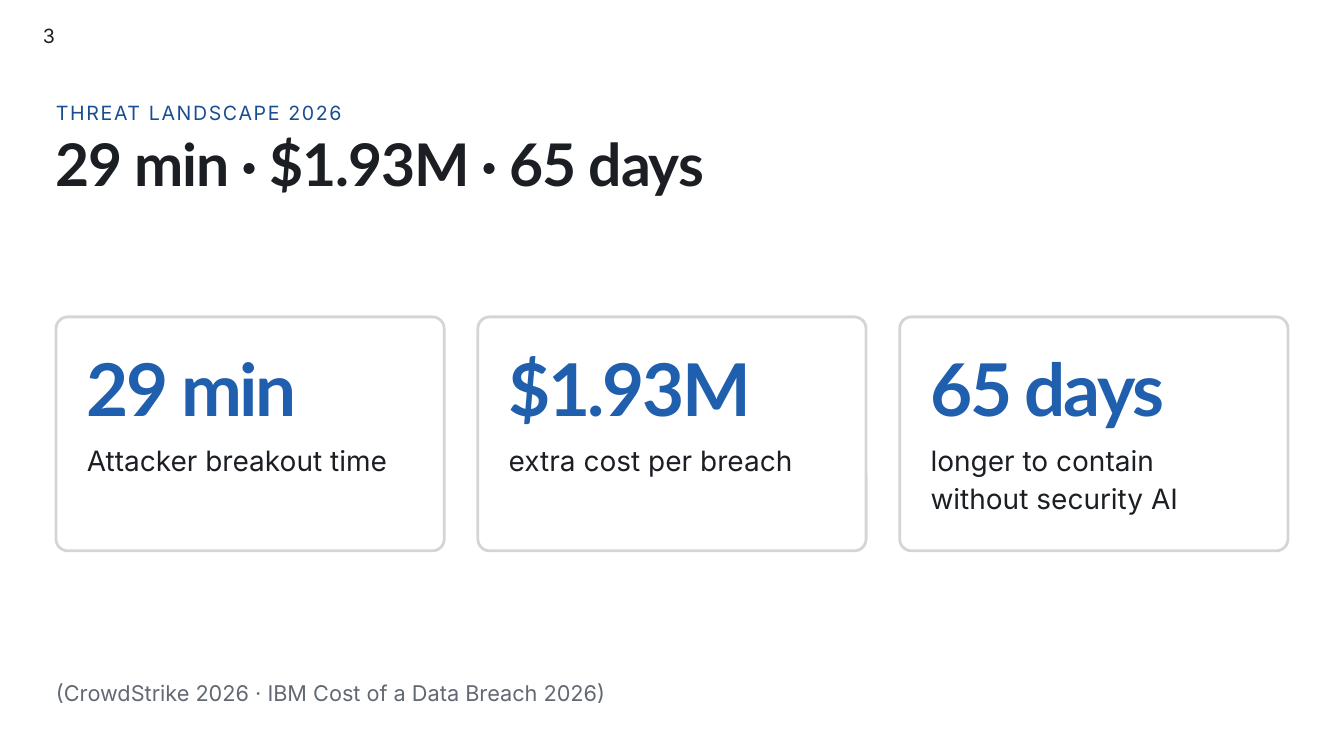
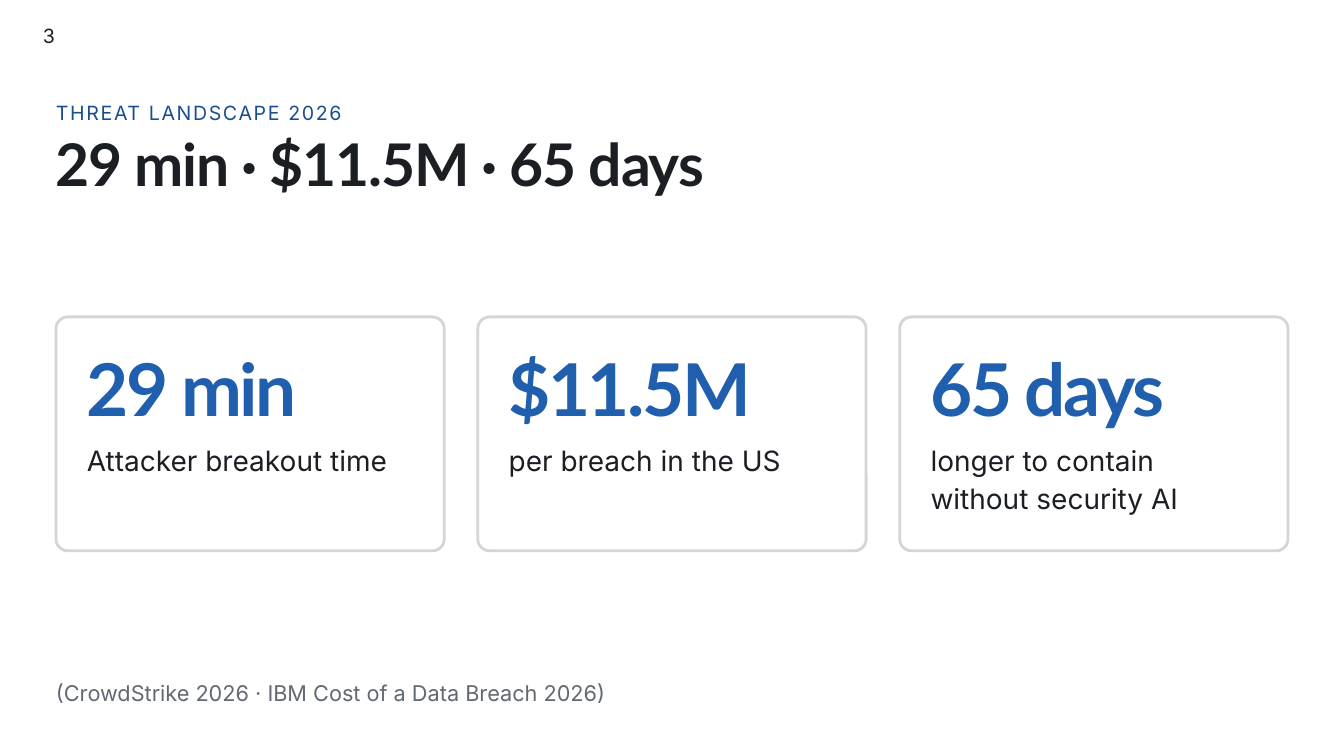
Before and after one commit to AICSquared/sentinel, a slide deck: slide 3 of docs/pitch/sentinel-deck.pptx. Drawn at 1344x756 pixels with LibreOffice and Linux fonts; fonts in the diff are those of the drawing; background and template pictures are left out. Boxes give left, top, right and bottom in pixels: in the first picture for what was removed or moved away, otherwise in the second. Text is boxed around its words. In the diff, an @@ line names an element or a change of style, - is before the commit and + after.

Commit message:
docs: pitch deck v2 (re-exported from Gamma; slides 3 and 4 updated)

```diff
--- a/docs/pitch/sentinel-deck.pptx
+++ b/docs/pitch/sentinel-deck.pptx
@@ text at (56, 137, 704, 196): text changed @@
-29 min · $1.93M · 65 days
+29 min · $11.5M · 65 days
@@ text at (509, 356, 751, 424): text changed @@
-$1.93M
+$11.5M
@@ text at (509, 450, 781, 477): text changed @@
-extra cost per breach
+per breach in the US
```
Also in this commit, not shown: 3 other slides changed, 2 other files.
